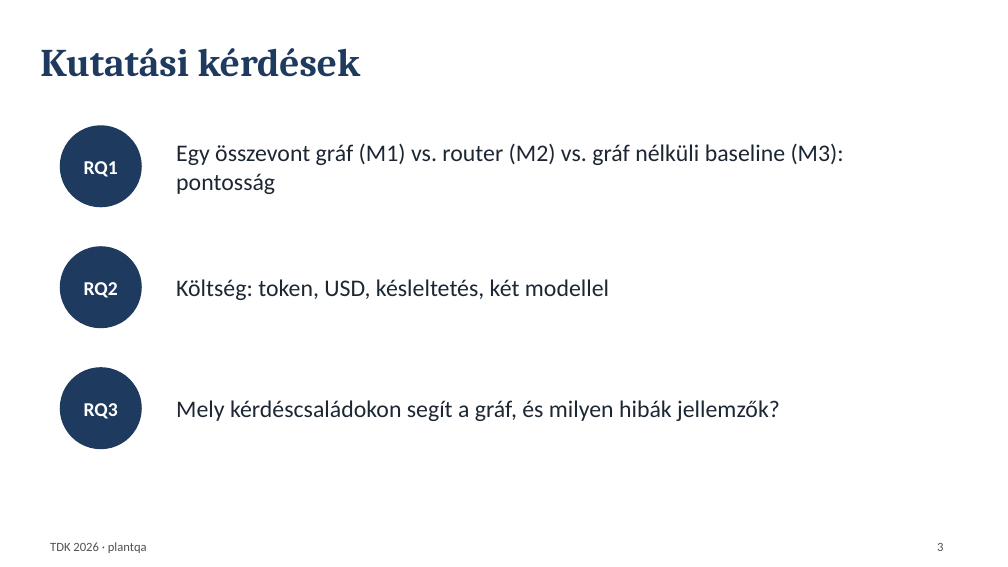
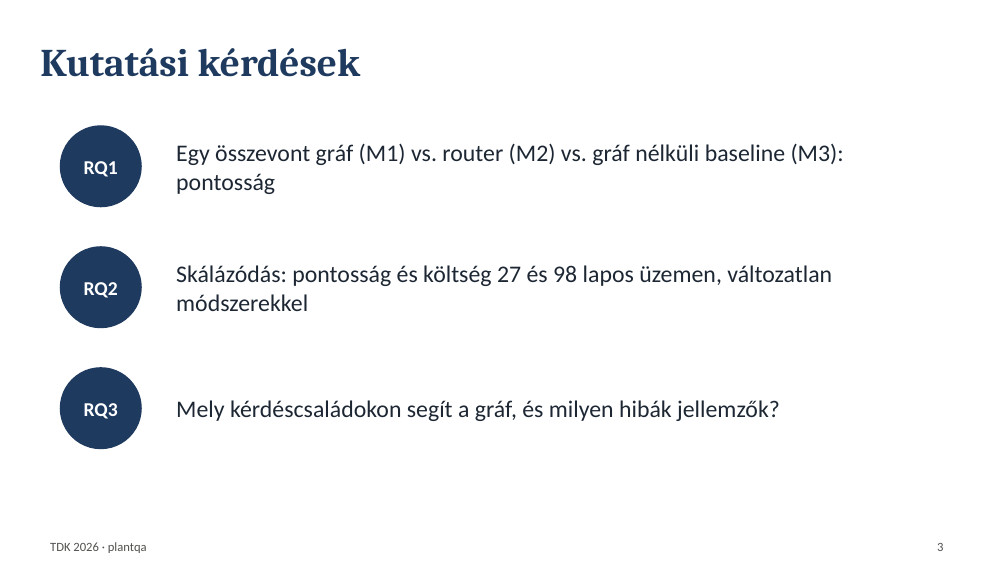
Before and after one commit to Pifu69/plantqa, a slide deck: slide 3 of eloadas/eloadas.pptx. Drawn at 1008x567 pixels with LibreOffice and Linux fonts; fonts in the diff are those of the drawing. Boxes give left, top, right and bottom in pixels: in the first picture for what was removed or moved away, otherwise in the second. Text is boxed around its words. In the diff, an @@ line names an element or a change of style, - is before the commit and + after.

```diff
--- a/eloadas/eloadas.pptx
+++ b/eloadas/eloadas.pptx
@@ text at (176, 265, 832, 311): text changed @@
-Költség: token, USD, késleltetés, két modellel
+Skálázódás: pontosság és költség 27 és 98 lapos üzemen, változatlan módszerekkel
```
Also in this commit, not shown: 9 other slides changed, 3 other files.
